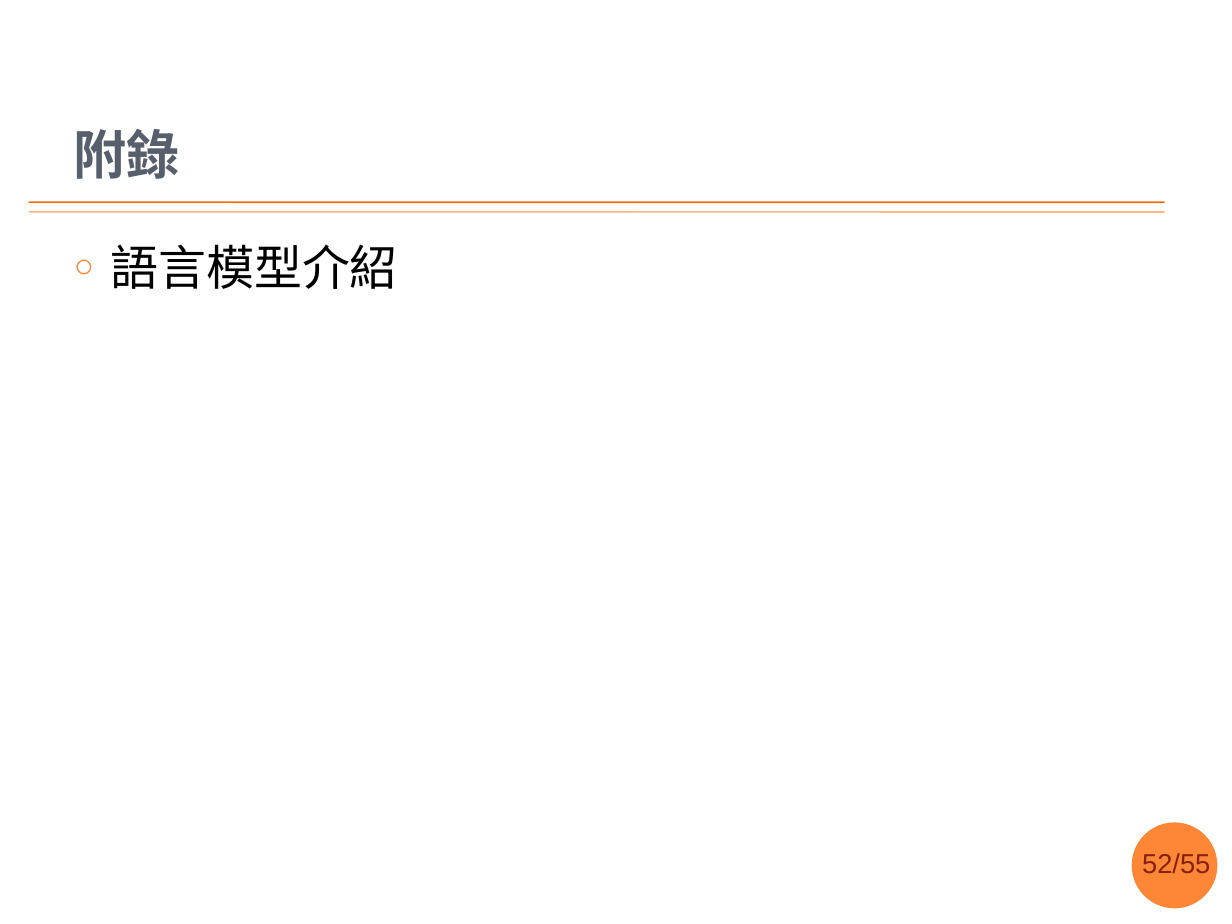
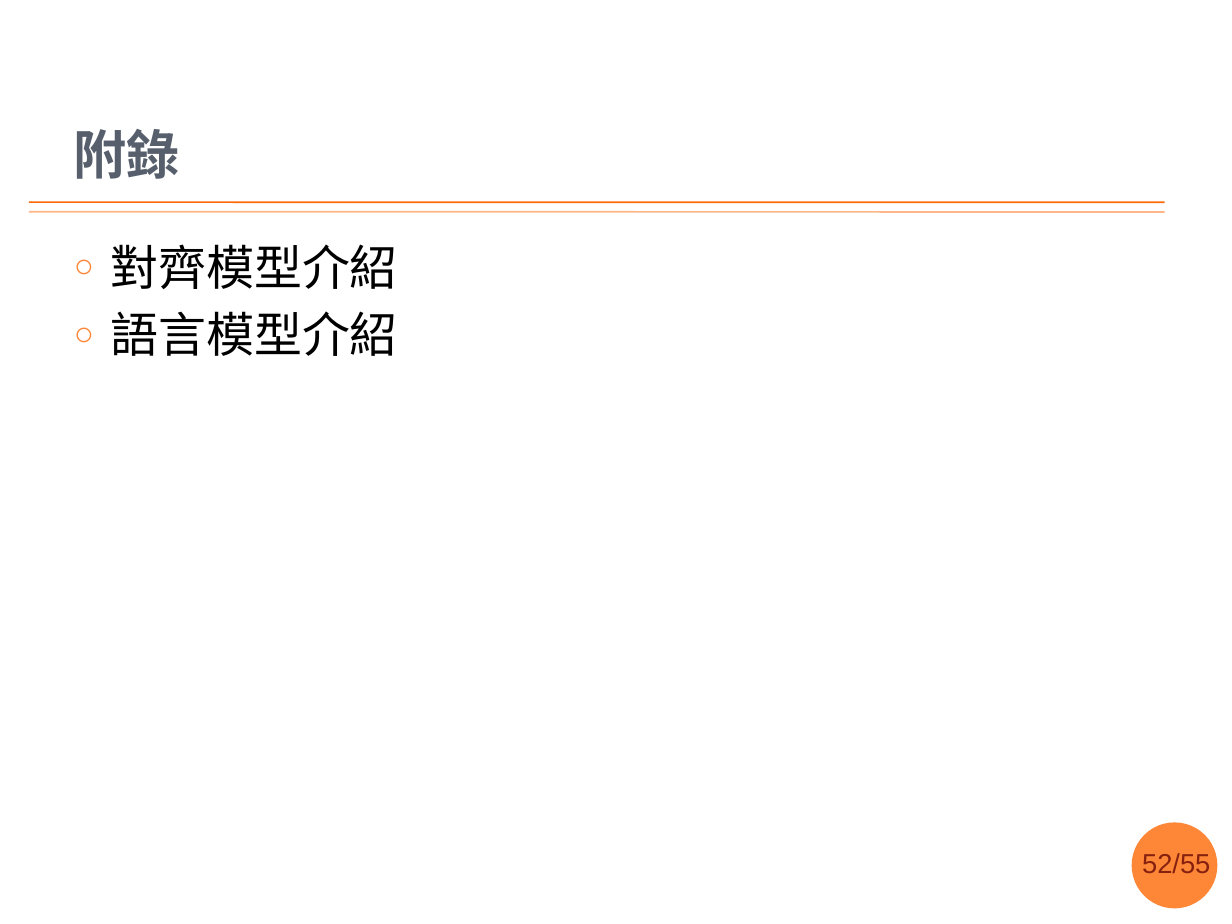
Before and after one commit to sih4sing5hong5/po3-ko3_tau5-iann2-phinn3, a slide deck: slide 52 of 翻譯報告.pptx. Drawn at 1232x924 pixels with LibreOffice and Linux fonts; fonts in the diff are those of the drawing; background and template pictures are left out. Boxes give left, top, right and bottom in pixels: in the first picture for what was removed or moved away, otherwise in the second. Text is boxed around its words. In the diff, an @@ line names an element or a change of style, - is before the commit and + after.

```diff
--- a/翻譯報告.pptx
+++ b/翻譯報告.pptx
@@ text at <box>111,244,398,289</box>: paragraph added @@
+○ 對齊模型介紹
```
Also in this commit, not shown: 8 other slides changed.
